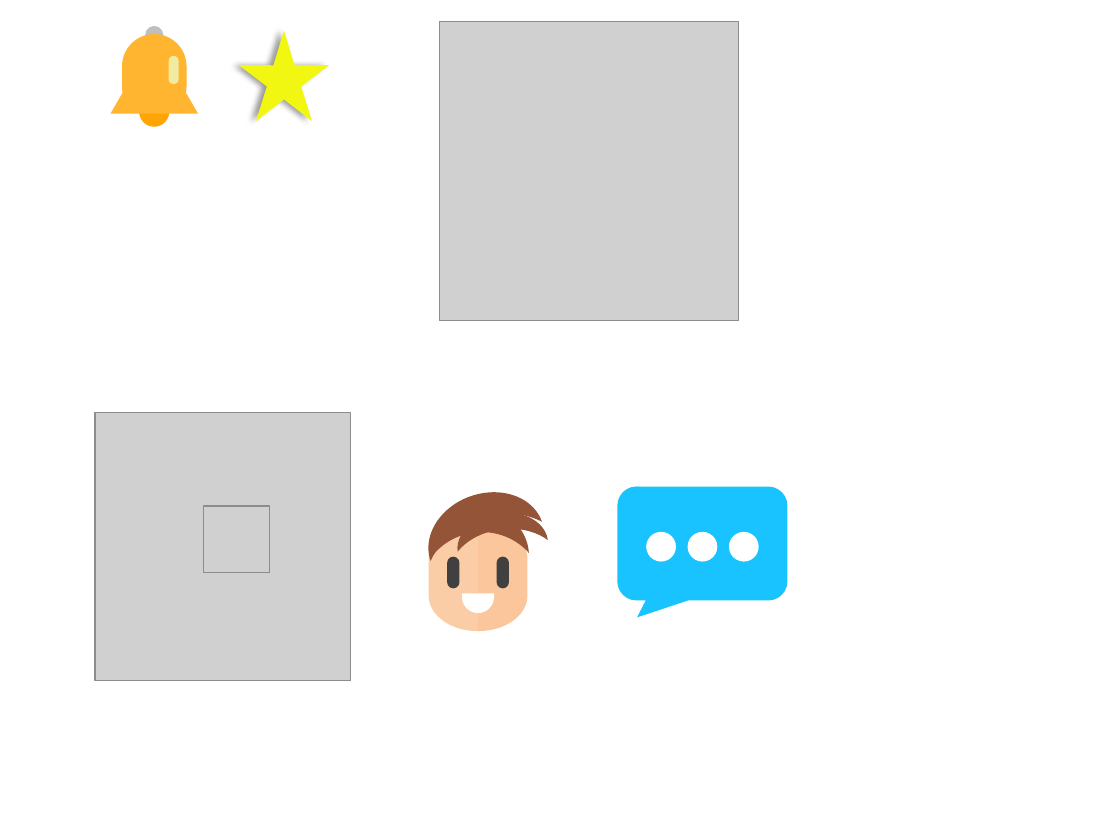
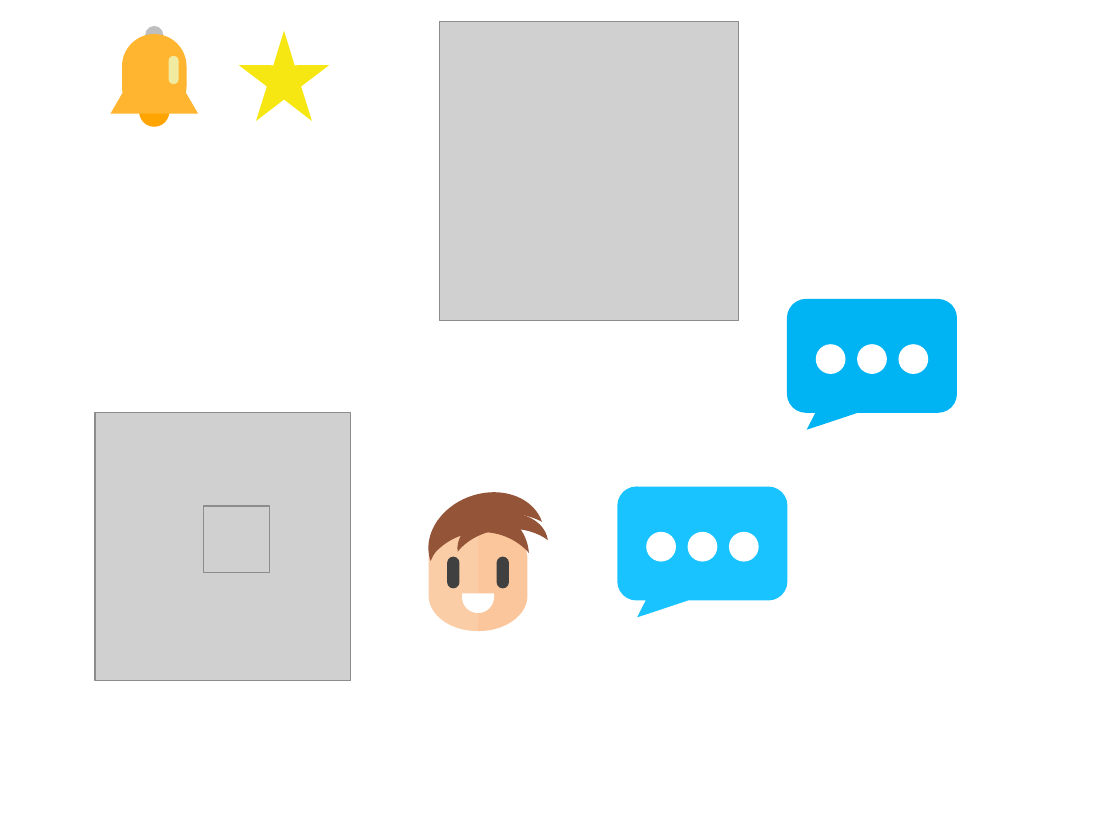
Before and after one commit to pedrogmo/projetopp2, a slide deck: slide 2 of slide/Icons.pptx. Drawn at 1120x840 pixels with LibreOffice and Linux fonts; fonts in the diff are those of the drawing; grey boxes stand for pictures. Boxes give left, top, right and bottom in pixels: in the first picture for what was removed or moved away, otherwise in the second. Text is boxed around its words. In the diff, an @@ line names an element or a change of style, - is before the commit and + after.

```diff
--- a/slide/Icons.pptx
+++ b/slide/Icons.pptx
@@ star at (x1=239, y1=30, x2=329, y2=121): fill #F2F711 to #F6E612; shadow off @@
@@ group added at (x1=787, y1=299, x2=958, y2=413): 3 ellipses, 1 rounded speech box @@
```
Also in this commit, not shown: 4 other files.
